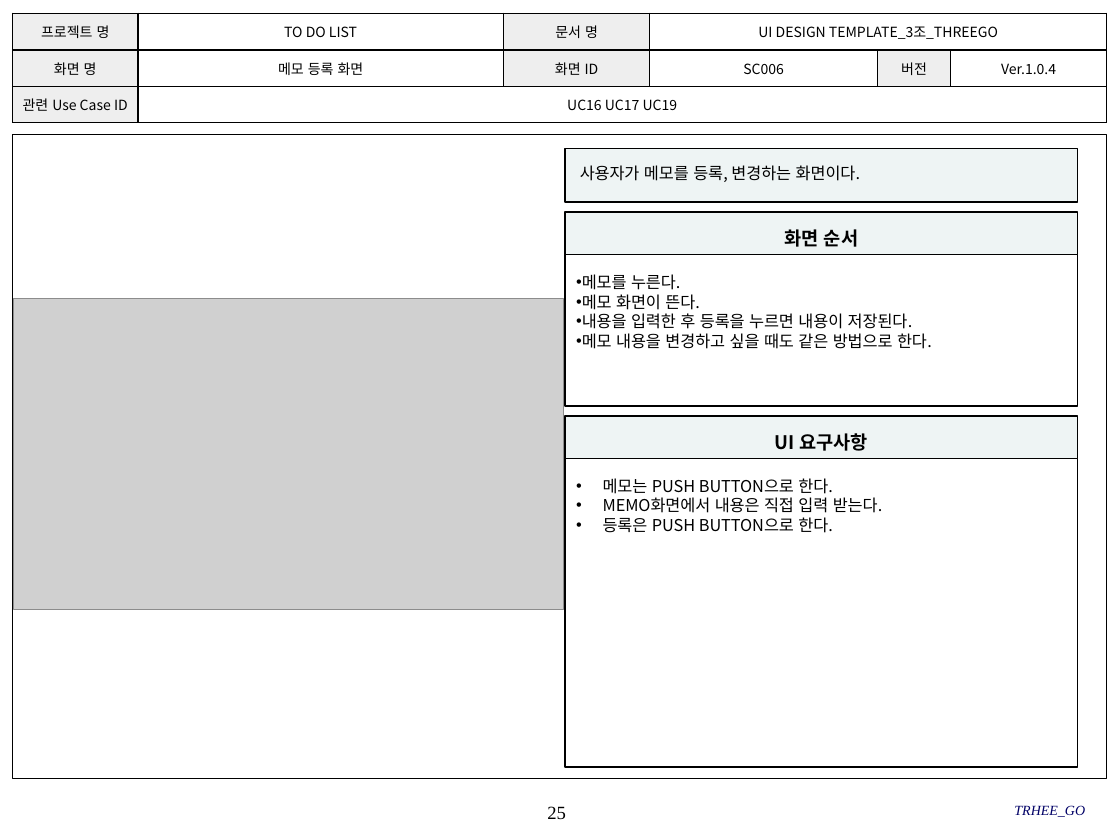
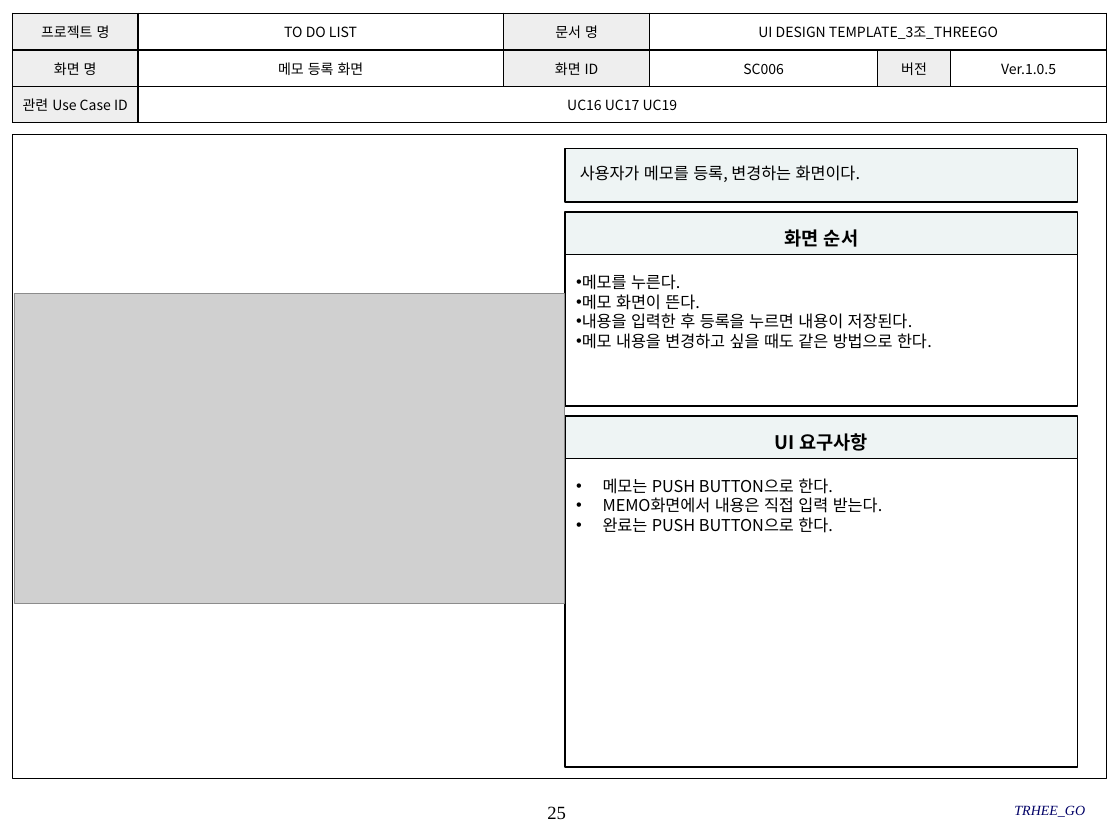
Before and after one commit to SMU-SE-Admin/18-1_3_THREEGO_Doc, a slide deck: slide 25 of 03 설계/UI Design Template_3조_THREEGO.pptx. Drawn at 1120x840 pixels with LibreOffice and Linux fonts; fonts in the diff are those of the drawing; grey boxes stand for pictures; background and template pictures are left out. Boxes give left, top, right and bottom in pixels: in the first picture for what was removed or moved away, otherwise in the second. Text is boxed around its words. In the diff, an @@ line names an element or a change of style, - is before the commit and + after.

```diff
--- a/03 설계/UI Design Template_3조_THREEGO.pptx
+++ b/03 설계/UI Design Template_3조_THREEGO.pptx
@@ table at (x1=12, y1=13, x2=1105, y2=123) @@
-row 2, column 6: Ver.1.0.4
+row 2, column 6: Ver.1.0.5
@@ picture moved from (x1=13, y1=299, x2=563, y2=610) to (x1=15, y1=293, x2=564, y2=604) @@
@@ text in rectangle at (x1=603, y1=517, x2=832, y2=533): text changed @@
-• 등록은 PUSH BUTTON으로 한다.
+• 완료는 PUSH BUTTON으로 한다.
```
Also in this commit, not shown: 22 other slides changed.
